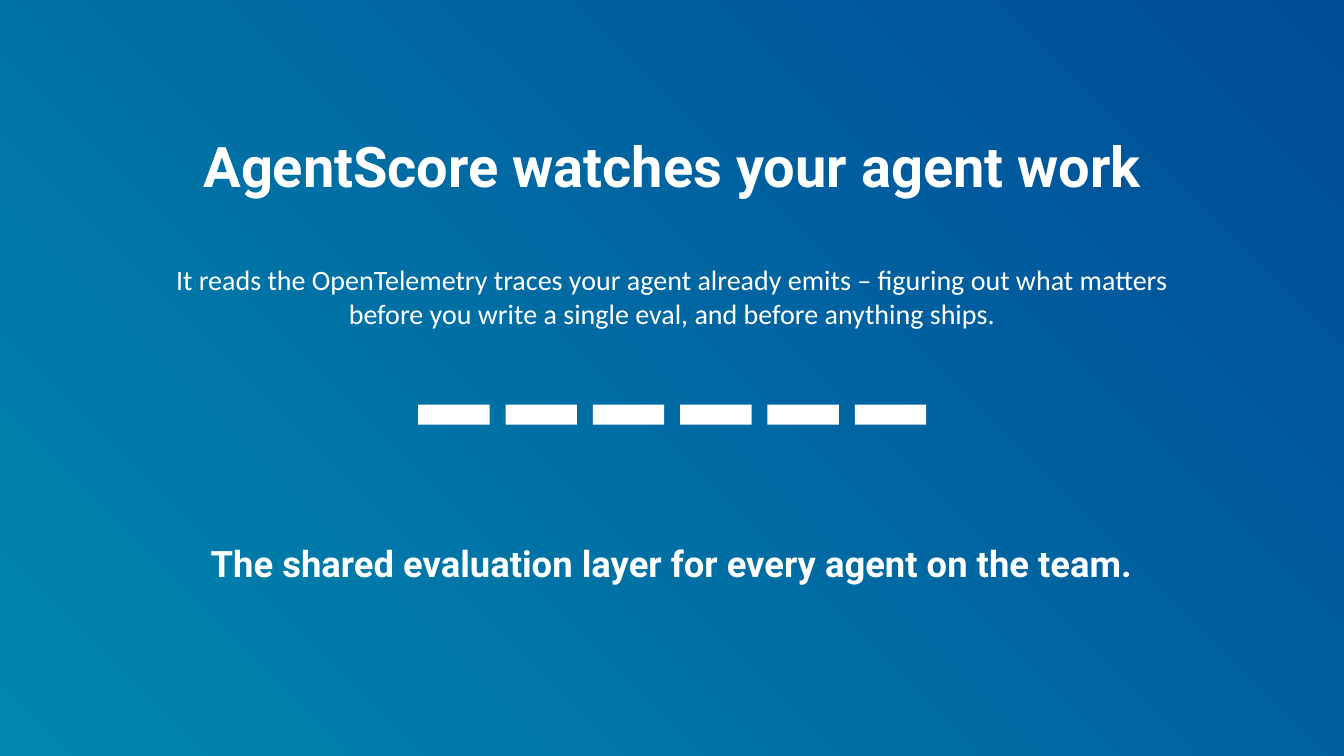
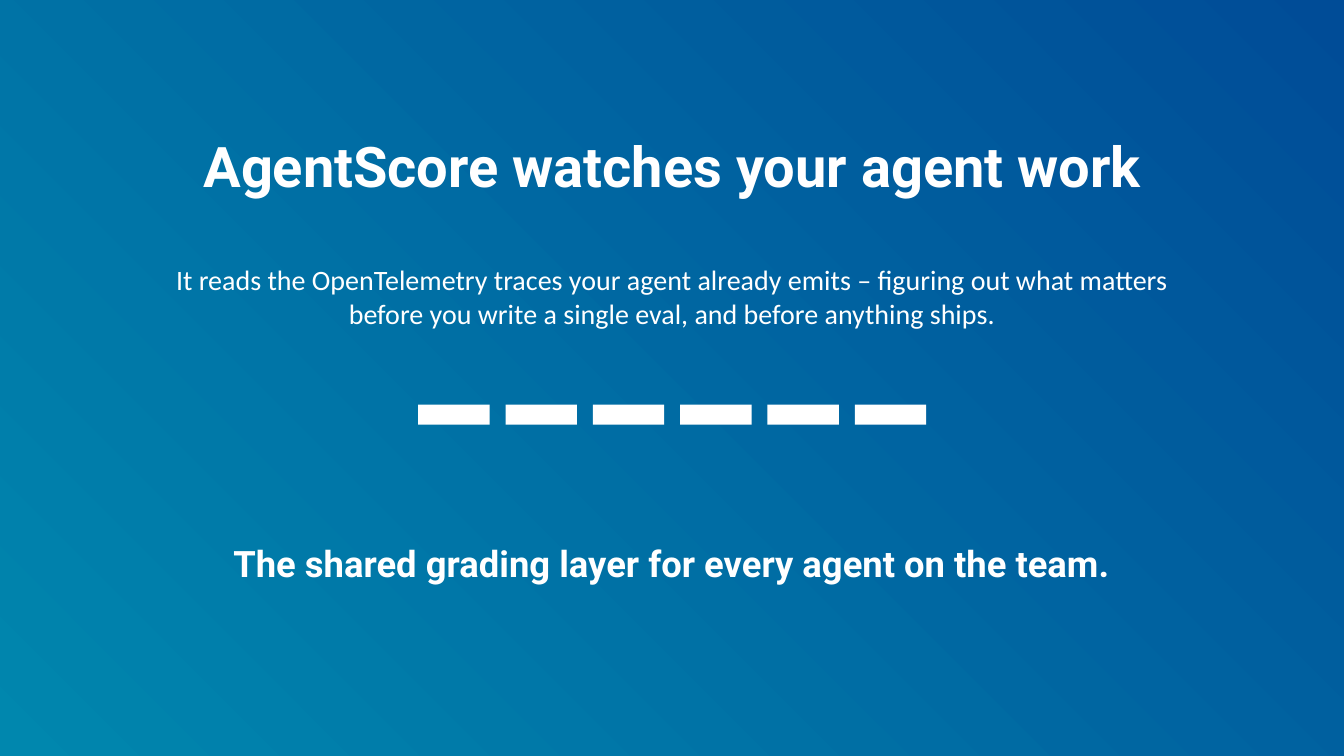
Before and after one commit to ADemers-tricentis/agent-score, a slide deck: slide 5 of docs/deck/AgentScore Overview.pptx. Drawn at 1344x756 pixels with LibreOffice and Linux fonts; fonts in the diff are those of the drawing. Boxes give left, top, right and bottom in pixels: in the first picture for what was removed or moved away, otherwise in the second. Text is boxed around its words. In the diff, an @@ line names an element or a change of style, - is before the commit and + after.

```diff
--- a/docs/deck/AgentScore Overview.pptx
+++ b/docs/deck/AgentScore Overview.pptx
@@ text at (x1=233, y1=549, x2=1110, y2=585): text changed @@
-The shared evaluation layer for every agent on the team.
+The shared grading layer for every agent on the team.
```
Also in this commit, not shown: 3 other slides changed, 3 slides added, 1 slide removed, 16 other files.
